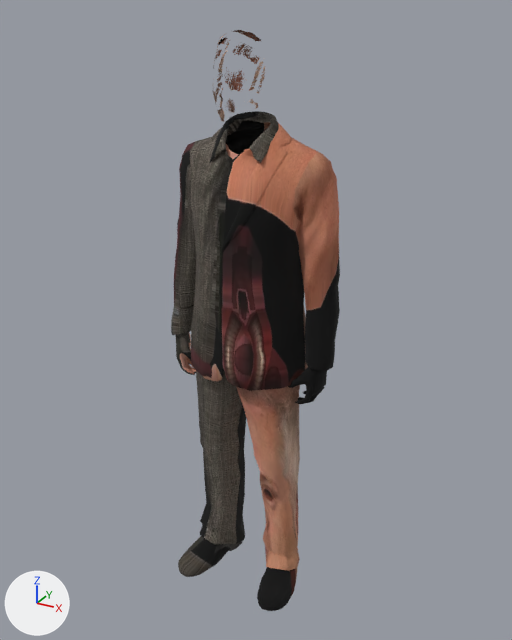
The glTF model public/models/people/m03.glb as it was, and as the next commit left it.
Rendered twice from a 50 mm camera at (1.001, -1.75, 0.857) aimed at (0.015, 0.043, -0.04). Arrows for +X, +Y and +Z are at lower left; the lights stay in place. The older version comes first. Objects named as collision shapes, trigger or cutter boxes, shadow casters or lower levels of detail are left out. Vertices at exactly the same position are counted once.

Before the edit, the objects in view are built like this:
```python
me_lod0 = bpy.data.meshes.new('lod0')
me_lod0.from_pydata(...)  # 2384 vertices, 4693 faces; spans x -0.29..0.29, y -0.17..0.18, z -1.0..0.81
me_lod0.materials.append(mat_body)
ob_lod0 = bpy.data.objects.new('lod0', me_lod0)
ob_lod0.location = (0.0, 0.0, 0.0)
```
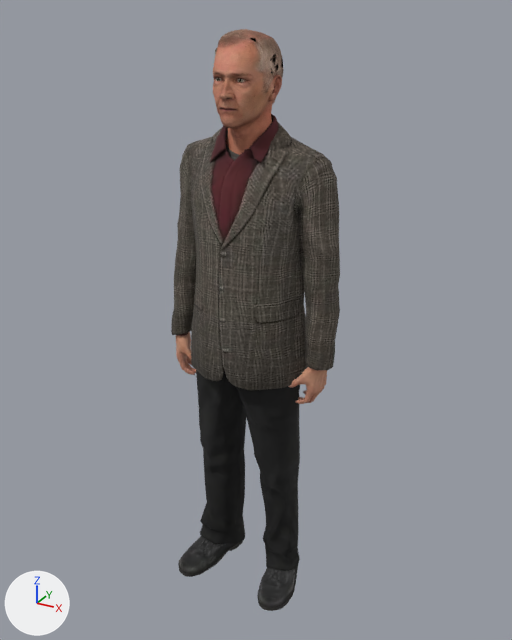
Edits to the scene script, one JSON object a line:
```json
{"block": "me_lod0", "where": "# used by ob_lod0; location = (0.0, 0.0, 0.0)"}
{"op": "remove", "block": "me_lod0", "code": "me_lod0.from_pydata(...)  # 2384 vertices, 4693 faces; spans x -0.29..0.29, y -0.17..0.18, z -1.0..0.81"}
{"op": "add", "block": "me_lod0", "code": "me_lod0.from_pydata(...)  # 3577 vertices, 7096 faces; spans x -0.29..0.29, y -0.17..0.18, z -1.0..0.81"}
{"block": "me_lod0", "change": "me_lod0 part 1: 137 vertices moved within x -0.26..0.26, y -0.1..0.05, z -0.26..0.76; 38 vertices removed from x -0.24..0.27, y -0.14..0.08, z -0.26..0.74; 1189 vertices added at x -0.29..0.27, y -0.13..0.12, z -0.27..0.8"}
{"block": "me_lod0", "change": "me_lod0 part 2: 42 vertices added at x -0.21..0.21, y -0.14..0.14, z -1.0..-0.95"}
{"block": "me_lod0", "change": "me_lod0 part 3: 2163 kept faces spanning x -0.29..0.29, y -0.17..0.18, z -1.0..0.81 get new texture (UV) coordinates"}
```

What differs and where, as boxes (x1, y1, x2, y2) in the pictures (512 x 640 px):
```json
{"object": "lod0", "change": "reshaped", "before": [171, 30, 340, 611], "after": [171, 29, 340, 611]}
{"part": 1, "of": "me_lod0", "change": "built on", "before": [177, 71, 327, 404], "after": [172, 29, 340, 404]}
{"part": 2, "of": "me_lod0", "change": "added", "after": [182, 548, 300, 603]}
{"part": 3, "of": "me_lod0", "change": "surface changed", "before": [172, 32, 340, 611], "after": [172, 32, 340, 611]}
```
